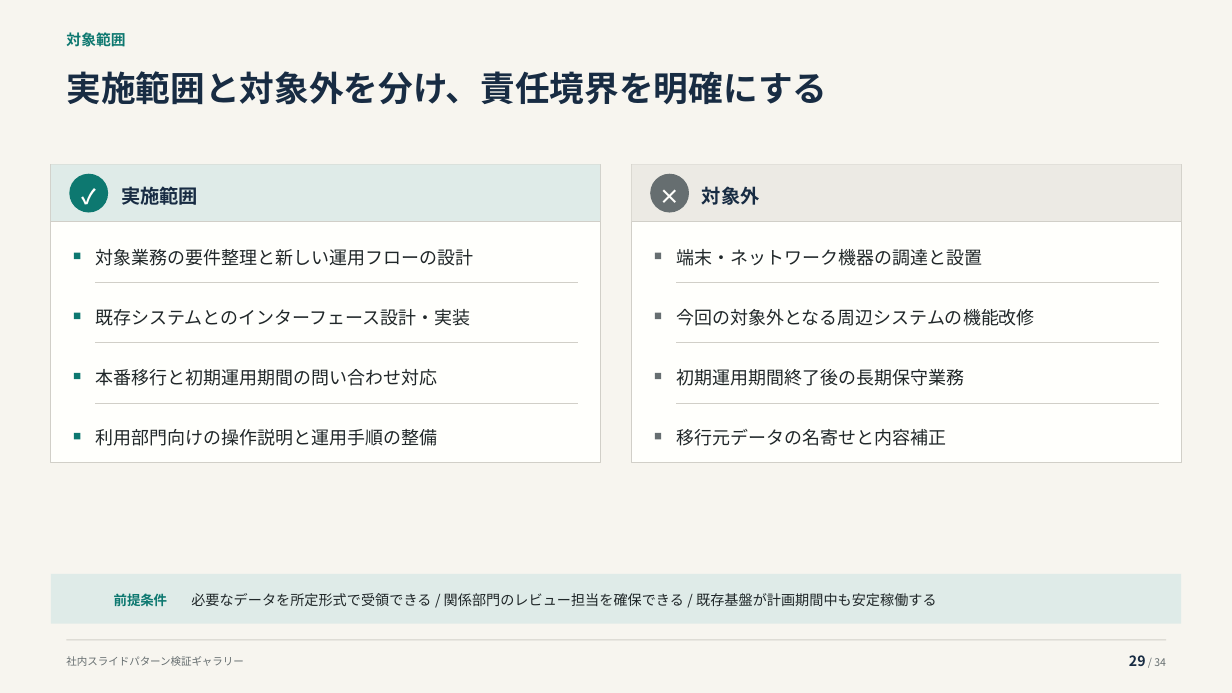
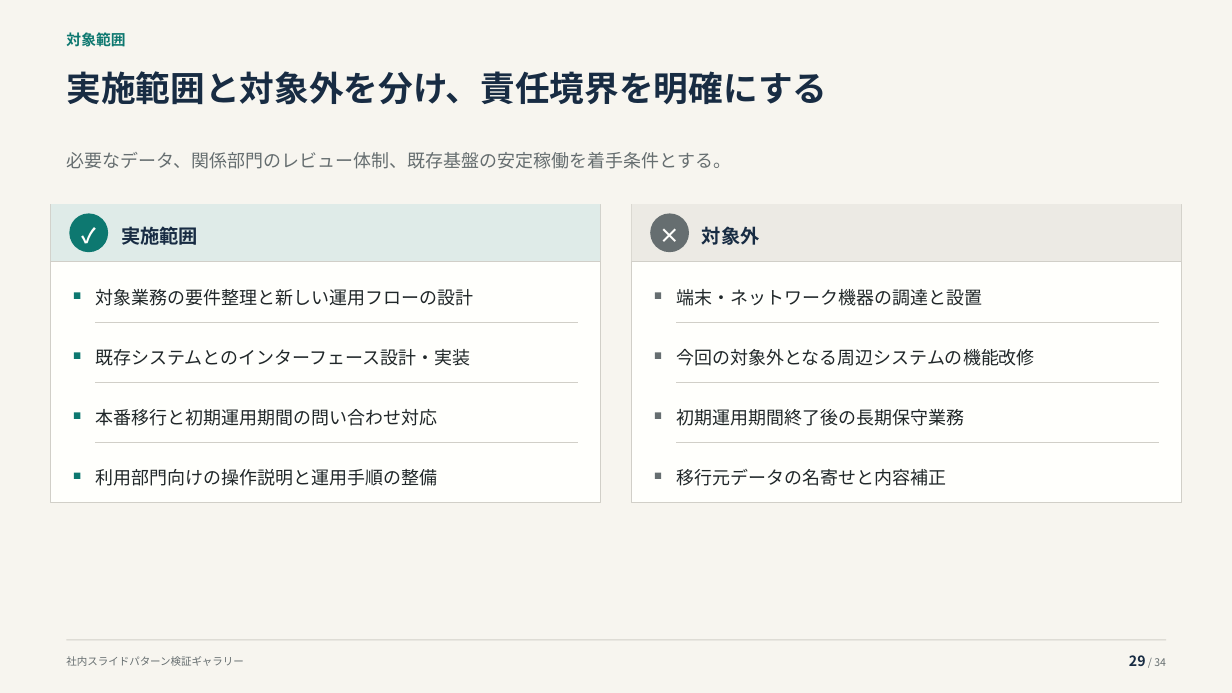
Before and after one commit to thinas1115/pptxdsl, a slide deck: slide 29 of examples/gallery/pattern_gallery.pptx. Drawn at 1232x693 pixels with LibreOffice and Linux fonts; fonts in the diff are those of the drawing; background and template pictures are left out. Boxes give left, top, right and bottom in pixels: in the first picture for what was removed or moved away, otherwise in the second. Text is boxed around its words. In the diff, an @@ line names an element or a change of style, - is before the commit and + after.

```diff
--- a/examples/gallery/pattern_gallery.pptx
+++ b/examples/gallery/pattern_gallery.pptx
@@ text added at <box>66,152,731,169</box>, 14 pt, text #666E70 @@
+必要なデータ、関係部門のレビュー体制、既存基盤の安定稼働を着手条件とする。
@@ 12 texts, 4 rectangles, 2 ellipses, 2 lines: place and size @@
-12 texts, 4 rectangles, 2 ellipses, 2 lines at <box>51,165,1182,463</box>
+12 texts, 4 rectangles, 2 ellipses, 2 lines at <box>51,204,1182,503</box>
@@ 6 rectangles, 4 lines: place and size @@
-6 rectangles, 4 lines at <box>74,312,1159,439</box>
+6 rectangles, 4 lines at <box>74,292,1159,419</box>
@@ line moved from (95, 283) - (579, 283) to (95, 443) - (579, 443) @@
@@ line moved from (677, 283) - (1159, 283) to (677, 443) - (1159, 443) @@
@@ rectangle: place and size @@
-rectangle at <box>74,252,80,259</box>
+rectangle at <box>74,472,80,479</box>
@@ rectangle: place and size @@
-rectangle at <box>655,252,662,259</box>
+rectangle at <box>655,472,662,479</box>
@@ rectangle removed at <box>51,574,1181,624</box> @@
@@ ellipse removed at <box>66,580,103,617</box> @@
@@ text removed at <box>114,593,168,606</box> @@
-前提条件
@@ text removed at <box>191,593,936,606</box> @@
-必要なデータを所定形式で受領できる / 関係部門のレビュー担当を確保できる / 既存基盤が計画期間中も安定稼働する
```
Also in this commit, not shown: 7 other slides changed, 28 other files.
